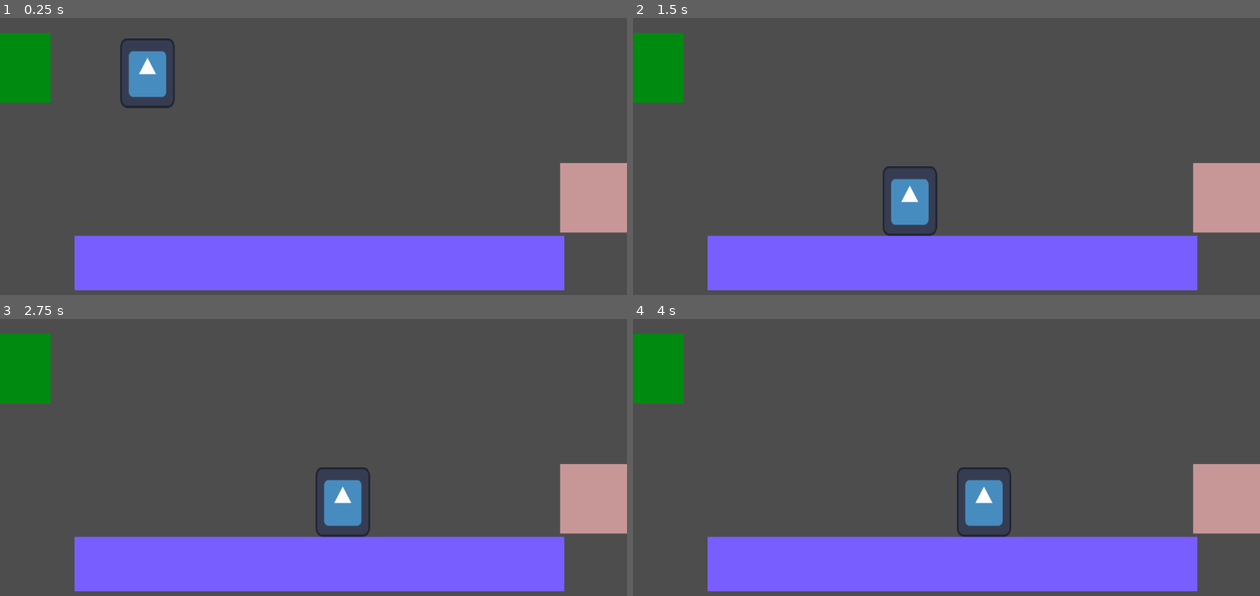
Above: before the commit, frames 1-4 (two rows, left to right).
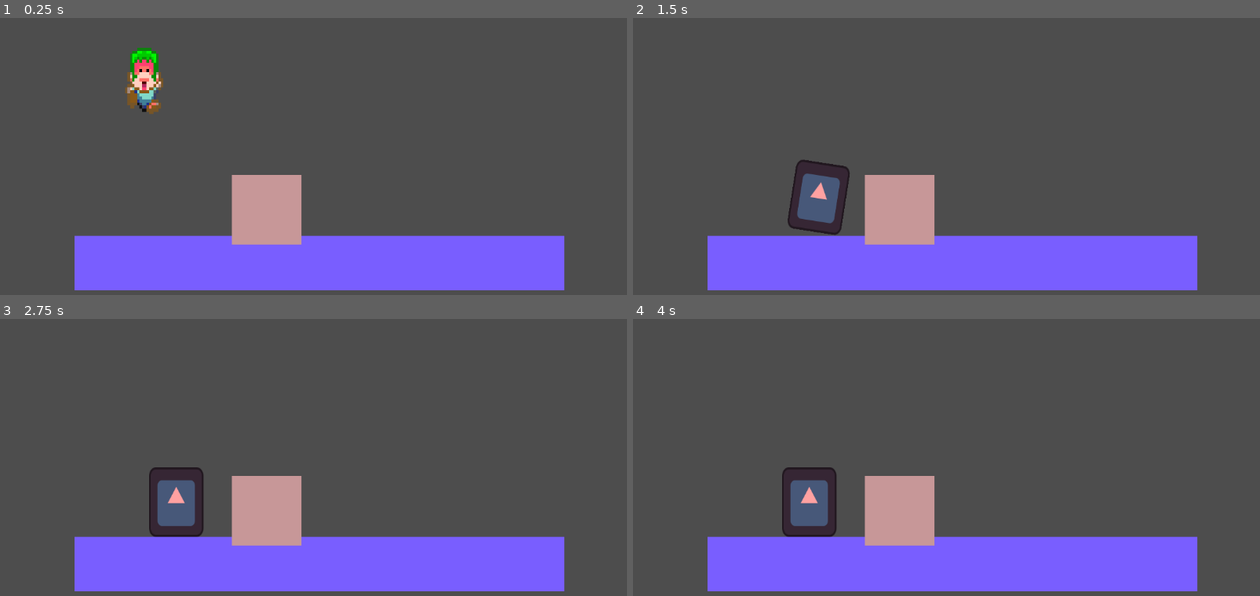
Above: after the commit, the same moments.

Repository: Guilherme-Soares-Sequeira/feup-ddjd-preliminary
Game: Godot game, scene res://scenes/world.tscn
Same seed, same stepped clock (60 frames per second), same inputs: the game is played once before the commit and once after it. The engine's default icon, where the game draws it, is replaced by a stand-in: a white triangle on a blue panel in a dark square.
Inputs (mouse positions are in pixels of both pictures, inside the frame that each line leads up to):
- Up to frame 1 (0.25 s): no input
- Up to frame 2 (1.5 s): move the mouse to (783, 126) at 0.52 s; click (783, 126) at 0.67 s; move the mouse to (821, 175) at 1.27 s; click (821, 175) at 1.42 s
- Up to frame 3 (2.75 s): move the mouse to (376, 382) at 2.02 s; click (376, 382) at 2.17 s
- Up to frame 4 (4 s): move the mouse to (915, 529) at 2.77 s; click (915, 529) at 2.92 s; move the mouse to (1134, 512) at 3.52 s; click (1134, 512) at 3.67 s

The runs differ from the first frame. In frame 1, 9.1% of the frame differs, in the area x 0-100%, y 5-82%; in frame 2, 9.9%; in frame 3, 11%; in frame 4, 11%.

Commit message:
added fall, walk, run and jump animations

Diff:
--- a/scenes/lemming.tscn
+++ b/scenes/lemming.tscn
@@ -1,11 +1,281 @@
-[gd_scene load_steps=5 format=3 uid="uid://d1tk2rq35fbjq"]
-
-[ext_resource type="Texture2D" uid="uid://daldwv6ltwp3n" path="res://icon.svg" id="1_1ns1o"]
+[gd_scene load_steps=11 format=3 uid="uid://d1tk2rq35fbjq"]
+
 [ext_resource type="Script" path="res://scripts/lemming.gd" id="1_sa0g2"]
+[ext_resource type="Texture2D" uid="uid://d2d2u6he2n0kv" path="res://assets/lemming.png" id="2_4m4fo"]
 [ext_resource type="PackedScene" uid="uid://608mxvssm000" path="res://scenes/collider.tscn" id="3_1cydb"]
 
 [sub_resource type="RectangleShape2D" id="RectangleShape2D_kvmn3"]
 size = Vector2(100, 128)
+
+[sub_resource type="Animation" id="Animation_6osoa"]
+resource_name = "walk"
+length = 0.3
+loop_mode = 1
+tracks/0/type = "value"
+tracks/0/imported = false
+tracks/0/enabled = true
+tracks/0/path = NodePath("MainBody/Sprite2D:texture")
+tracks/0/interp = 1
+tracks/0/loop_wrap = true
+tracks/0/keys = {
+"times": PackedFloat32Array(0),
+"transitions": PackedFloat32Array(1),
+"update": 1,
+"values": [ExtResource("2_4m4fo")]
+}
+tracks/1/type = "value"
+tracks/1/imported = false
+tracks/1/enabled = true
+tracks/1/path = NodePath("MainBody/Sprite2D:hframes")
+tracks/1/interp = 1
+tracks/1/loop_wrap = true
+tracks/1/keys = {
+"times": PackedFloat32Array(0),
+"transitions": PackedFloat32Array(1),
+"update": 1,
+"values": [7]
+}
+tracks/2/type = "value"
+tracks/2/imported = false
+tracks/2/enabled = true
+tracks/2/path = NodePath("MainBody/Sprite2D:vframes")
+tracks/2/interp = 1
+tracks/2/loop_wrap = true
+tracks/2/keys = {
+"times": PackedFloat32Array(0),
+"transitions": PackedFloat32Array(1),
+"update": 1,
+"values": [7]
+}
+tracks/3/type = "value"
+tracks/3/imported = false
+tracks/3/enabled = true
+tracks/3/path = NodePath("MainBody/Sprite2D:frame")
+tracks/3/interp = 1
+tracks/3/loop_wrap = true
+tracks/3/keys = {
+"times": PackedFloat32Array(0, 0.1),
+"transitions": PackedFloat32Array(1, 1),
+"update": 1,
+"values": [0, 1]
+}
+
+[sub_resource type="Animation" id="Animation_18m4l"]
+length = 0.001
+tracks/0/type = "value"
+tracks/0/imported = false
+tracks/0/enabled = true
+tracks/0/path = NodePath("MainBody/Sprite2D:texture")
+tracks/0/interp = 1
+tracks/0/loop_wrap = true
+tracks/0/keys = {
+"times": PackedFloat32Array(0),
+"transitions": PackedFloat32Array(1),
+"update": 1,
+"values": [ExtResource("2_4m4fo")]
+}
+tracks/1/type = "value"
+tracks/1/imported = false
+tracks/1/enabled = true
+tracks/1/path = NodePath("MainBody/Sprite2D:hframes")
+tracks/1/interp = 1
+tracks/1/loop_wrap = true
+tracks/1/keys = {
+"times": PackedFloat32Array(0),
+"transitions": PackedFloat32Array(1),
+"update": 1,
+"values": [7]
+}
+tracks/2/type = "value"
+tracks/2/imported = false
+tracks/2/enabled = true
+tracks/2/path = NodePath("MainBody/Sprite2D:vframes")
+tracks/2/interp = 1
+tracks/2/loop_wrap = true
+tracks/2/keys = {
+"times": PackedFloat32Array(0),
+"transitions": PackedFloat32Array(1),
+"update": 1,
+"values": [7]
+}
+tracks/3/type = "value"
+tracks/3/imported = false
+tracks/3/enabled = true
+tracks/3/path = NodePath("MainBody/Sprite2D:frame")
+tracks/3/interp = 1
+tracks/3/loop_wrap = true
+tracks/3/keys = {
+"times": PackedFloat32Array(0),
+"transitions": PackedFloat32Array(1),
+"update": 1,
+"values": [0]
+}
+
+[sub_resource type="Animation" id="Animation_664l1"]
+resource_name = "run"
+loop_mode = 1
+tracks/0/type = "value"
+tracks/0/imported = false
+tracks/0/enabled = true
+tracks/0/path = NodePath("MainBody/Sprite2D:texture")
+tracks/0/interp = 1
+tracks/0/loop_wrap = true
+tracks/0/keys = {
+"times": PackedFloat32Array(0.7),
+"transitions": PackedFloat32Array(1),
+"update": 1,
+"values": [ExtResource("2_4m4fo")]
+}
+tracks/1/type = "value"
+tracks/1/imported = false
+tracks/1/enabled = true
+tracks/1/path = NodePath("MainBody/Sprite2D:hframes")
+tracks/1/interp = 1
+tracks/1/loop_wrap = true
+tracks/1/keys = {
+"times": PackedFloat32Array(0.7),
+"transitions": PackedFloat32Array(1),
+"update": 1,
+"values": [7]
+}
+tracks/2/type = "value"
+tracks/2/imported = false
+tracks/2/enabled = true
+tracks/2/path = NodePath("MainBody/Sprite2D:vframes")
+tracks/2/interp = 1
+tracks/2/loop_wrap = true
+tracks/2/keys = {
+"times": PackedFloat32Array(0.7),
+"transitions": PackedFloat32Array(1),
+"update": 1,
+"values": [7]
+}
+tracks/3/type = "value"
+tracks/3/imported = false
+tracks/3/enabled = true
+tracks/3/path = NodePath("MainBody/Sprite2D:frame")
+tracks/3/interp = 1
+tracks/3/loop_wrap = true
+tracks/3/keys = {
+"times": PackedFloat32Array(0, 0.4),
+"transitions": PackedFloat32Array(1, 1),
+"update": 1,
+"values": [2, 3]
+}
+
+[sub_resource type="Animation" id="Animation_dw8hg"]
+resource_name = "jump"
+length = 0.5
+tracks/0/type = "value"
+tracks/0/imported = false
+tracks/0/enabled = true
+tracks/0/path = NodePath("MainBody/Sprite2D:texture")
+tracks/0/interp = 1
+tracks/0/loop_wrap = true
+tracks/0/keys = {
+"times": PackedFloat32Array(0),
+"transitions": PackedFloat32Array(1),
+"update": 1,
+"values": [ExtResource("2_4m4fo")]
+}
+tracks/1/type = "value"
+tracks/1/imported = false
+tracks/1/enabled = true
+tracks/1/path = NodePath("MainBody/Sprite2D:hframes")
+tracks/1/interp = 1
+tracks/1/loop_wrap = true
+tracks/1/keys = {
+"times": PackedFloat32Array(0),
+"transitions": PackedFloat32Array(1),
+"update": 1,
+"values": [7]
+}
+tracks/2/type = "value"
+tracks/2/imported = false
+tracks/2/enabled = true
+tracks/2/path = NodePath("MainBody/Sprite2D:vframes")
+tracks/2/interp = 1
+tracks/2/loop_wrap = true
+tracks/2/keys = {
+"times": PackedFloat32Array(0),
+"transitions": PackedFloat32Array(1),
+"update": 1,
+"values": [7]
+}
+tracks/3/type = "value"
+tracks/3/imported = false
+tracks/3/enabled = true
+tracks/3/path = NodePath("MainBody/Sprite2D:frame")
+tracks/3/interp = 1
+tracks/3/loop_wrap = true
+tracks/3/keys = {
+"times": PackedFloat32Array(0, 0.4),
+"transitions": PackedFloat32Array(1, 1),
+"update": 1,
+"values": [4, 5]
+}
+
+[sub_resource type="Animation" id="Animation_14nri"]
+resource_name = "fall"
+length = 0.5
+loop_mode = 1
+tracks/0/type = "value"
+tracks/0/imported = false
+tracks/0/enabled = true
+tracks/0/path = NodePath("MainBody/Sprite2D:texture")
+tracks/0/interp = 1
+tracks/0/loop_wrap = true
+tracks/0/keys = {
+"times": PackedFloat32Array(0),
+"transitions": PackedFloat32Array(1),
+"update": 1,
+"values": [ExtResource("2_4m4fo")]
+}
+tracks/1/type = "value"
+tracks/1/imported = false
+tracks/1/enabled = true
+tracks/1/path = NodePath("MainBody/Sprite2D:hframes")
+tracks/1/interp = 1
+tracks/1/loop_wrap = true
+tracks/1/keys = {
+"times": PackedFloat32Array(0),
+"transitions": PackedFloat32Array(1),
+"update": 1,
+"values": [7]
+}
+tracks/2/type = "value"
+tracks/2/imported = false
+tracks/2/enabled = true
+tracks/2/path = NodePath("MainBody/Sprite2D:vframes")
+tracks/2/interp = 1
+tracks/2/loop_wrap = true
+tracks/2/keys = {
+"times": PackedFloat32Array(0),
+"transitions": PackedFloat32Array(1),
+"update": 1,
+"values": [7]
+}
+tracks/3/type = "value"
+tracks/3/imported = false
+tracks/3/enabled = true
+tracks/3/path = NodePath("MainBody/Sprite2D:frame")
+tracks/3/interp = 1
+tracks/3/loop_wrap = true
+tracks/3/keys = {
+"times": PackedFloat32Array(0, 0.2),
+"transitions": PackedFloat32Array(1, 1),
+"update": 1,
+"values": [9, 10]
+}
+
+[sub_resource type="AnimationLibrary" id="AnimationLibrary_isi8e"]
+_data = {
+"RESET": SubResource("Animation_18m4l"),
+"fall": SubResource("Animation_14nri"),
+"jump": SubResource("Animation_dw8hg"),
+"run": SubResource("Animation_664l1"),
+"walk": SubResource("Animation_6osoa")
+}
 
 [node name="Lemming" type="CharacterBody2D"]
 collision_mask = 43
@@ -17,8 +287,12 @@
 
 [node name="Sprite2D" type="Sprite2D" parent="MainBody"]
 unique_name_in_owner = true
-scale = Vector2(0.781, 1)
-texture = ExtResource("1_1ns1o")
+texture_filter = 1
+position = Vector2(-6, 11)
+scale = Vector2(5, 5)
+texture = ExtResource("2_4m4fo")
+hframes = 7
+vframes = 7
 
 [node name="ColliderRight" parent="." instance=ExtResource("3_1cydb")]
 unique_name_in_owner = true
@@ -28,4 +302,9 @@
 unique_name_in_owner = true
 position = Vector2(-6, -130)
 
+[node name="AnimationPlayer" type="AnimationPlayer" parent="."]
+libraries = {
+"": SubResource("AnimationLibrary_isi8e")
+}
+
 [connection signal="input_event" from="." to="." method="_on_input_event"]
--- a/scenes/vertical_wind.tscn
+++ b/scenes/vertical_wind.tscn
@@ -1,6 +1,9 @@
-[gd_scene load_steps=2 format=3 uid="uid://bb4lacx64xtut"]
+[gd_scene load_steps=3 format=3 uid="uid://bb4lacx64xtut"]
 
 [ext_resource type="Script" path="res://scripts/vertical_wind.gd" id="1_kp6p3"]
+
+[sub_resource type="RectangleShape2D" id="RectangleShape2D_phmqi"]
+size = Vector2(108, 365)
 
 [node name="Area2D" type="Area2D"]
 collision_layer = 8
@@ -9,5 +12,9 @@
 gravity_direction = Vector2(0, -1)
 script = ExtResource("1_kp6p3")
 
+[node name="CollisionShape2D" type="CollisionShape2D" parent="."]
+position = Vector2(152, -184.5)
+shape = SubResource("RectangleShape2D_phmqi")
+
 [connection signal="body_entered" from="." to="." method="_on_body_entered"]
 [connection signal="body_exited" from="." to="." method="_on_body_exited"]
--- /dev/null
+++ b/scenes/water.tscn
@@ -0,0 +1,28 @@
+[gd_scene load_steps=5 format=3 uid="uid://dqx2ugm2c2nxh"]
+
+[ext_resource type="Script" path="res://scripts/water.gd" id="1_dmo3w"]
+
+[sub_resource type="CanvasItemMaterial" id="CanvasItemMaterial_x8ou0"]
+
+[sub_resource type="RectangleShape2D" id="RectangleShape2D_wbnci"]
+size = Vector2(190, 315)
+
+[sub_resource type="QuadMesh" id="QuadMesh_sfuar"]
+
+[node name="Area2D" type="Area2D"]
+collision_layer = 8
+script = ExtResource("1_dmo3w")
+
+[node name="CollisionShape2D" type="CollisionShape2D" parent="."]
+material = SubResource("CanvasItemMaterial_x8ou0")
+position = Vector2(85, -147.5)
+shape = SubResource("RectangleShape2D_wbnci")
+debug_color = Color(0.337255, 0.505882, 0.941176, 0.419608)
+
+[node name="MeshInstance2D" type="MeshInstance2D" parent="."]
+modulate = Color(0, 0.635294, 0.635294, 0.372549)
+position = Vector2(84.5, -148)
+scale = Vector2(187, 314)
+mesh = SubResource("QuadMesh_sfuar")
+
+[connection signal="body_entered" from="." to="." method="_on_body_entered"]
--- /dev/null
+++ b/scenes/wind.tscn
@@ -0,0 +1,17 @@
+[gd_scene load_steps=3 format=3 uid="uid://dtd2vn640gmyj"]
+
+[ext_resource type="Script" path="res://scripts/wind.gd" id="1_j5ykt"]
+
+[sub_resource type="RectangleShape2D" id="RectangleShape2D_vp33p"]
+size = Vector2(224, 123)
+
+[node name="Area2D" type="Area2D"]
+collision_layer = 8
+script = ExtResource("1_j5ykt")
+
+[node name="CollisionShape2D" type="CollisionShape2D" parent="."]
+position = Vector2(259, -62.5)
+shape = SubResource("RectangleShape2D_vp33p")
+
+[connection signal="body_entered" from="." to="." method="_on_body_entered"]
+[connection signal="body_exited" from="." to="." method="_on_body_exited"]
--- a/scenes/world.tscn
+++ b/scenes/world.tscn
@@ -42,30 +42,30 @@
 mesh = SubResource("QuadMesh_f7nhr")
 
 [node name="StaticBody2D" parent="." instance=ExtResource("2_jtuy7")]
-position = Vector2(1093, 397)
+position = Vector2(490, 419)
 
 [node name="Grass" parent="." instance=ExtResource("3_5tb4c")]
-position = Vector2(29, 158)
+position = Vector2(-499, 152)
 
 [node name="Horizontal Wind Right" parent="." instance=ExtResource("5_3vd8u")]
 position = Vector2(565, 35)
 pointing_right = true
 
 [node name="CollisionShape2D" type="CollisionShape2D" parent="Horizontal Wind Right"]
-position = Vector2(-241, 380)
+position = Vector2(-573, 374)
 shape = SubResource("RectangleShape2D_xrlpm")
 
 [node name="Vertical Wind" parent="." instance=ExtResource("6_104ir")]
-position = Vector2(488, 466)
+position = Vector2(877, 264)
 wind_force = 505
 
-[node name="CollisionShape2D" type="CollisionShape2D" parent="Vertical Wind"]
-position = Vector2(173, -316)
+[node name="CollisionShape2D2" type="CollisionShape2D" parent="Vertical Wind"]
+position = Vector2(111, -376)
 shape = SubResource("RectangleShape2D_cjllj")
 
 [node name="Horizontal Wind Left" parent="." instance=ExtResource("5_3vd8u")]
 position = Vector2(565, 164)
 
 [node name="CollisionShape2D" type="CollisionShape2D" parent="Horizontal Wind Left"]
-position = Vector2(294, 248)
+position = Vector2(365, -114)
 shape = SubResource("RectangleShape2D_6wla3")
--- a/scripts/LemmingStateMachine/States/FloatingState.gd
+++ b/scripts/LemmingStateMachine/States/FloatingState.gd
@@ -23,6 +23,7 @@
 	pass
 
 func physics_update(_delta: float):
+	lemming.animation.play("fall")
 	pass
 
 func onEnter():
--- a/scripts/LemmingStateMachine/States/FreeFallState.gd
+++ b/scripts/LemmingStateMachine/States/FreeFallState.gd
@@ -10,6 +10,7 @@
 		return
 
 	lemming.apply_gravity(delta)
+	lemming.animation.play("fall")
 
 func onEnter():
 	pass
--- a/scripts/LemmingStateMachine/States/JumpingState.gd
+++ b/scripts/LemmingStateMachine/States/JumpingState.gd
@@ -22,6 +22,7 @@
 	lemming.velocity.x = lemming.speed * lemming.direction.x
 	lemming.velocity.y = yspeed
 	yspeed += lemming.gravity / 23
+	lemming.animation.play("jump")
 
 func onEnter():
 	jump()
--- a/scripts/LemmingStateMachine/States/StraightFallState.gd
+++ b/scripts/LemmingStateMachine/States/StraightFallState.gd
@@ -9,6 +9,7 @@
 		exit_state.emit(WalkingState.new(lemming))
 		return
 	lemming.apply_gravity(delta)
+	lemming.animation.play("fall")
 
 func onEnter():
 	lemming.set_speed(0)
--- a/scripts/LemmingStateMachine/States/WalkingState.gd
+++ b/scripts/LemmingStateMachine/States/WalkingState.gd
@@ -33,6 +33,8 @@
 
 	lemming.update_x_velocity()
 	lemming.apply_horizontal_friction(delta)
+	#print(lemming.get_node_or_null("AnimationPlayer"))
+	lemming.animation.play("walk")
 
 
 func onEnter():
--- a/scripts/lemming.gd
+++ b/scripts/lemming.gd
@@ -26,6 +26,7 @@
 @onready var collider_left: Area2D = %ColliderLeft
 @onready var main_body: CollisionShape2D = %MainBody
 @onready var sprite: Sprite2D = %Sprite2D
+@onready var animation = self.get_node_or_null("AnimationPlayer")
 
 # Constructor
 func _init():
@@ -34,8 +35,8 @@
 func scale_sprite():
 	var original_size = sprite.texture.get_size()
 
-	var scale_x = WIDTH / original_size.x
-	var scale_y = HEIGHT / original_size.y
+	var scale_x = WIDTH / (original_size.x / 7)
+	var scale_y = HEIGHT / (original_size.y / 7)
 
 	sprite.scale = Vector2(scale_x, scale_y)
 
@@ -113,5 +114,6 @@
 	state_machine.update()
 
 func _physics_process(delta):
+	sprite.flip_h = (self.direction.x == -1)
 	state_machine.physics_update(delta)
 	move_and_slide()
Binary file added: assets/Custom Edited - Lemmings Customs - Lemmings SMM2 Super Mario World-Style.png
Not shown, added: assets/Custom Edited - Lemmings Customs - Lemmings SMM2 Super Mario World-Style.png.import
Binary file added: assets/feup-lemmings.png
Not shown, added: assets/feup-lemmings.png.import
Binary file added: assets/lemming.png
Not shown, added: assets/lemming.png.import
